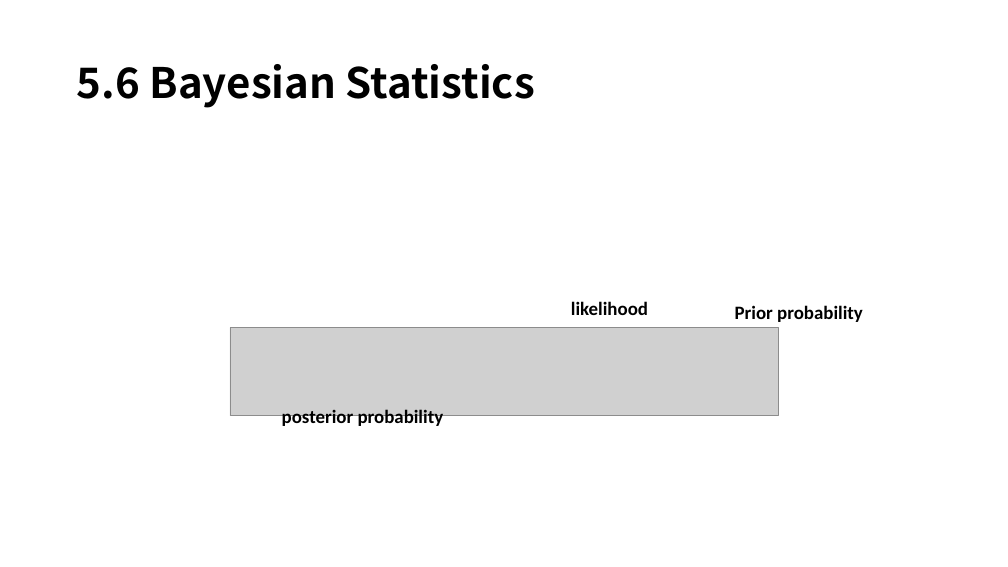
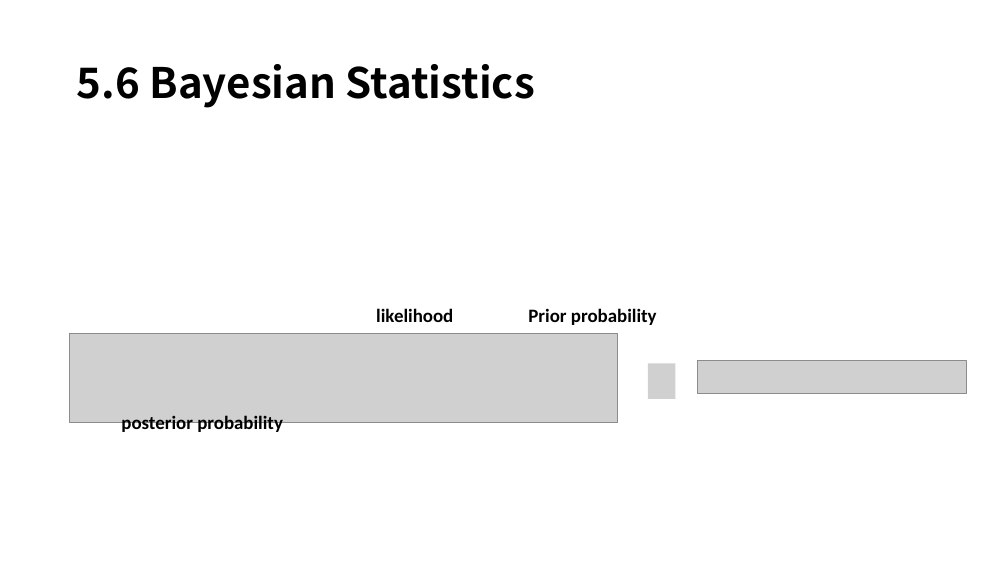
Before and after one commit to mmvv11/GraduateStudies, a slide deck: slide 41 of DeepLearningStudy/5-1. Machine Learning Basics, 230210, 정지운.pptx. Drawn at 1008x567 pixels with LibreOffice and Linux fonts; fonts in the diff are those of the drawing; grey boxes stand for pictures; background and template pictures are left out. Boxes give left, top, right and bottom in pixels: in the first picture for what was removed or moved away, otherwise in the second. Text is boxed around its words. In the diff, an @@ line names an element or a change of style, - is before the commit and + after.

```diff
--- a/DeepLearningStudy/5-1. Machine Learning Basics, 230210, 정지운.pptx
+++ b/DeepLearningStudy/5-1. Machine Learning Basics, 230210, 정지운.pptx
@@ text "likelihood": place and size @@
-text "likelihood" at bbox=[571, 301, 648, 315]
+text "likelihood" at bbox=[376, 308, 453, 322]
@@ text "Prior probability": place and size @@
-text "Prior probability" at bbox=[735, 305, 863, 322]
+text "Prior probability" at bbox=[528, 308, 657, 325]
@@ picture: place and size @@
-picture at bbox=[230, 327, 778, 416]
+picture at bbox=[70, 334, 618, 423]
@@ picture added at bbox=[648, 364, 675, 399] @@
@@ picture added at bbox=[697, 361, 966, 394] @@
@@ text "posterior probability": place and size @@
-text "posterior probability" at bbox=[282, 409, 444, 428]
+text "posterior probability" at bbox=[121, 415, 283, 434]
```
Also in this commit, not shown: 3 other slides changed, 3 slides added.
